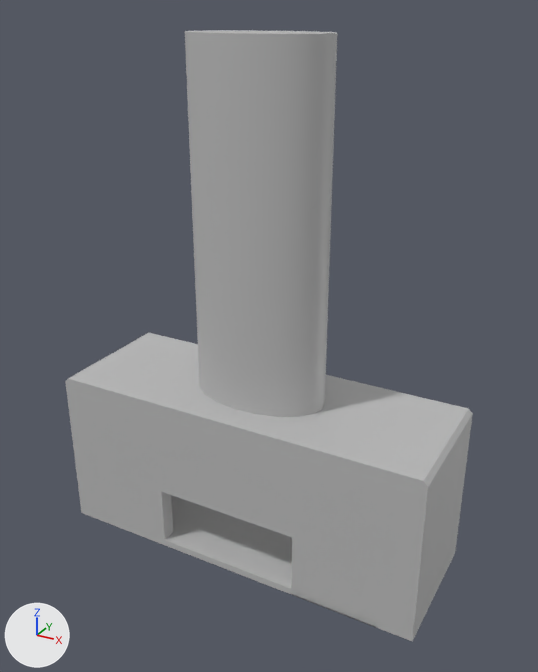
An edit to the FBX model Assets/Models/Static Mesh/STM_Fireplace.fbx, drawn before and after from the same camera.
Both versions are drawn from a camera (50 mm lens) standing at (4.09, -7.21, 5.48) and looking at (0.14, -0.03, 1.89). The lights are fixed; the arrows at lower left show +X, +Y and +Z.

Names of what the first picture shows: 'fireplaceBody'.
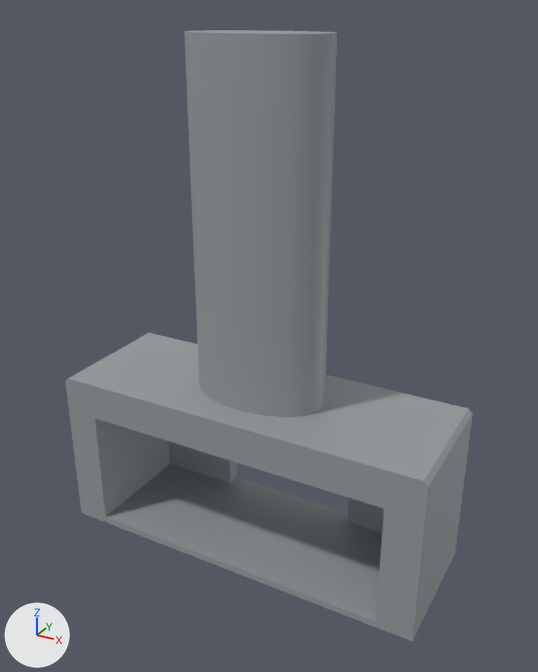
Boxes (x1, y1, x2, y2) around the edits, measured in the pictures (538 x 672 px):
'fireplaceBody', recoloured, turned: (65, 30, 473, 641) in both

The change, as a diff of the scene's bpy script:
```diff
--- a/Assets/Models/Static Mesh/STM_Fireplace.fbx.py
+++ b/Assets/Models/Static Mesh/STM_Fireplace.fbx.py
@@ mat_envgray_3 @@
+mat_envgray_3 = principled_material('EnvGray_3')
+mat_envgray_3.base_color = (0.305, 0.333, 0.348)  # grey #969c9f
@@ me_mesh @@
 me_mesh.from_pydata(...)  # 92 vertices, 97 faces; spans x -244.0..244.0, y -79.0..555.0, z -86.0..86.0
-me_mesh.materials.append(mat_lambert1)  # grey #bcbcbc
+me_mesh.materials.append(mat_envgray_3)  # grey #969c9f
@@ ob_fireplacebody @@
 ob_fireplacebody.location = (0.0, 0.0, -0.29)
-ob_fireplacebody.rotation_euler = (1.571, 0.0, 0.0)  # degrees (90, 0, 0)
+ob_fireplacebody.rotation_euler = (1.571, 0.0, -3.142)  # degrees (90, 0, -180)
 ob_fireplacebody.scale = (0.01, 0.01, 0.01)
```
